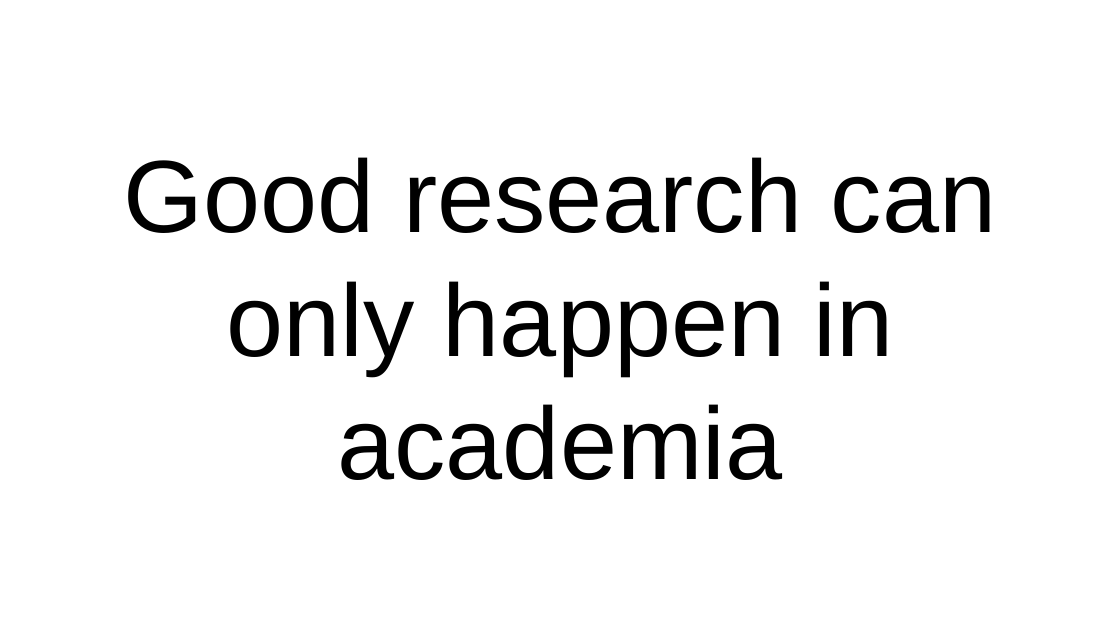
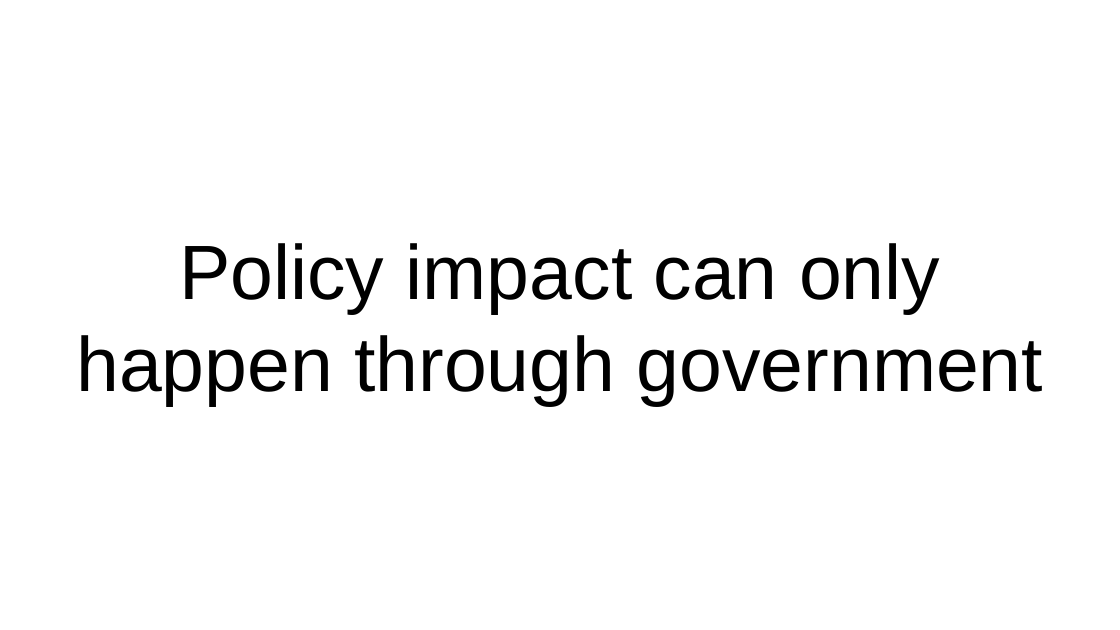
Before and after one commit to dssg/mlforpublicpolicylab, a slide deck: slide 8 of Lectures/17b-EthicsOverview.pptx. Drawn at 1120x630 pixels with LibreOffice and Linux fonts; fonts in the diff are those of the drawing. Boxes give left, top, right and bottom in pixels: in the first picture for what was removed or moved away, otherwise in the second. Text is boxed around its words. In the diff, an @@ line names an element or a change of style, - is before the commit and + after.

Commit message:
updated

```diff
--- a/Lectures/17b-EthicsOverview.pptx
+++ b/Lectures/17b-EthicsOverview.pptx
@@ title at [76,243,1043,406]: text changed; size 88 to 66 pt @@
-Good research can only happen in academia
+Policy impact can only happen through government
```
